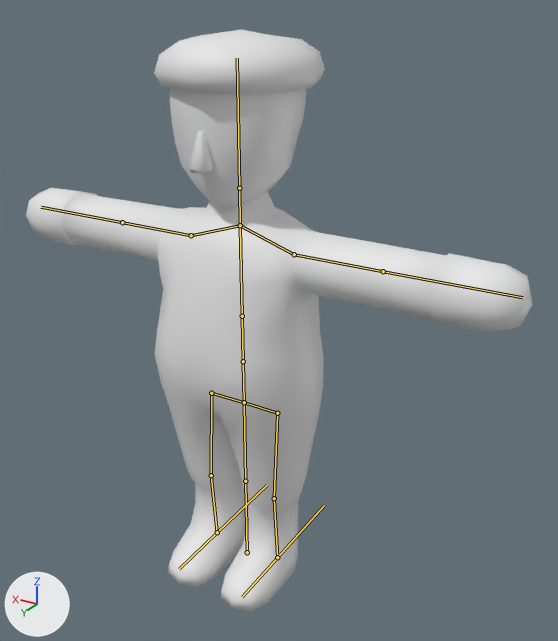
What one commit did to the FBX model Assets/Yasmine_Folder/models-materials/models/M6BO_untitled_goose_groundskeeper_update.fbx.
The view is the same before and after, from a camera (50 mm lens) standing at (-5.32, 16.66, 5.33) and looking at (-2.12, 11.33, 2.66). Every picture has the same lights, and +X, +Y and +Z are marked at lower left. The picture after the commit comes second. Both versions are drawn at frame 1 of the action 'Armature|ArmatureAction'; the numbers are the values there. The bones that change, and the others that lie on the model, are drawn over the model as lines.
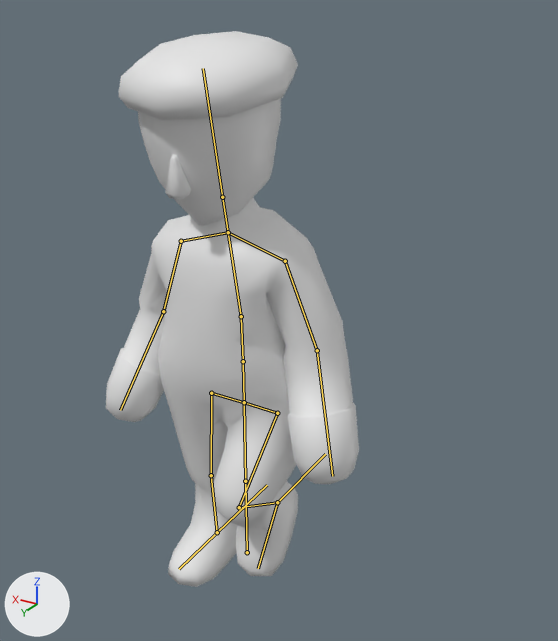
Where the change shows, as pixel boxes [x1, y1, x2, y2] in the pictures (558 x 641 px):
'Cube.002', posed (50% narrower): before [26, 29, 533, 611]; after [106, 31, 359, 587]
bone 'stomach.001', root to tip: before (243, 361) to (242, 316); after (243, 361) to (241, 316)
bone 'chest', root to tip: before (242, 316) to (240, 225); after (241, 316) to (228, 232)
bone 'upperarm.R.001', root to tip: before (294, 254) to (383, 271); after (285, 261) to (317, 350)
bone 'lowerarm.R.001', root to tip: before (383, 271) to (522, 297); after (317, 350) to (332, 476)
bone 'upperarm.L.001', root to tip: before (191, 235) to (122, 222); after (181, 241) to (163, 311)
bone 'lowerarm.L.001', root to tip: before (122, 222) to (41, 207); after (163, 311) to (120, 410)
bone 'upperleg.L', root to tip: before (277, 413) to (274, 498); after (277, 413) to (239, 507)
bone 'lowerleg.L', root to tip: before (274, 498) to (277, 557); after (239, 507) to (277, 502)
bone 'IK-lowerleg.L', root to tip: before (277, 557) to (324, 505); after (277, 502) to (325, 454)

The edits, one by one:
Bone 'stomach.001' (bone_stomach_001) turns from (0, 0, 0) to (-2, 0, 0) degrees about its own x, y and z.
Bone 'chest' (bone_chest) turns from (0, 0, 0) to (-10, 0, 0) degrees about its own x, y and z.
Bone 'upperarm.R.001' (bone_upperarm_r_001) turns from (0, 0, 0) to (-8, 8, 67) degrees about its own x, y and z.
Bone 'lowerarm.R.001' (bone_lowerarm_r_001) turns from (0, 0, 0) to (-16, -6, 4) degrees about its own x, y and z.
Bone 'upperarm.L.001' (bone_upperarm_l_001) turns from (0, 0, 0) to (-8, -8, -68) degrees about its own x, y and z.
Bone 'lowerarm.L.001' (bone_lowerarm_l_001) turns from (0, 0, 0) to (-23, -5, 4) degrees about its own x, y and z.
Bone 'upperleg.L' (bone_upperleg_l) turns from (0, 0, 0) to (-42, 0, 0) degrees about its own x, y and z.
Bone 'lowerleg.L' (bone_lowerleg_l) turns from (0, 0, 0) to (98, 0, 0) degrees about its own x, y and z.
Bone 'IK-lowerleg.L' (bone_ik_lowerleg_l) moves from (0.0, 0.0, 0.0) to (0.0, 0.0, 0.65).
